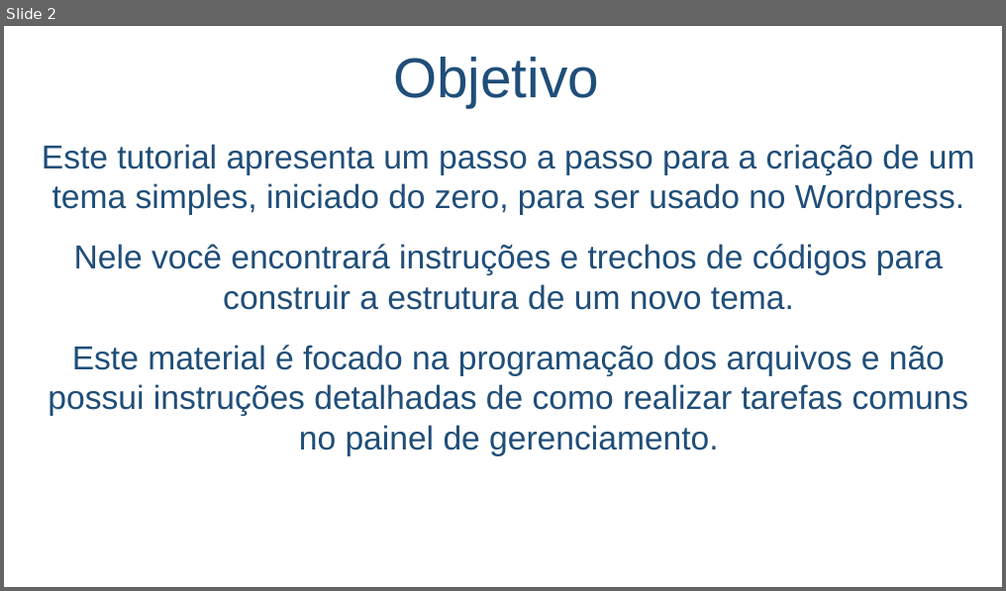
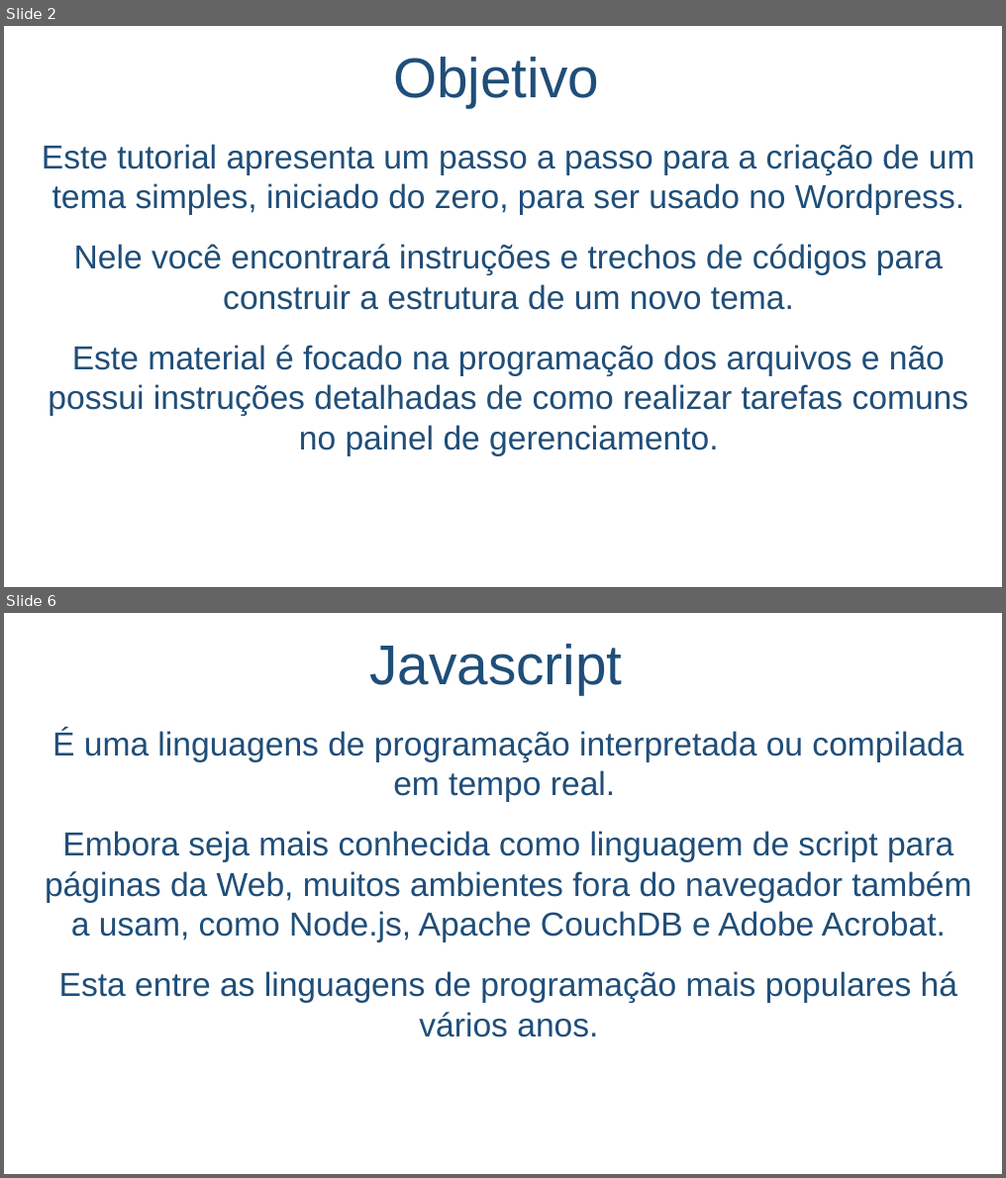
Before and after one commit to salmo-jr/public-slides, a slide deck: javascript-introducao.pptx. Shown one above the other, each under a label of ours: slide 2 before the commit, slides 2 and 6 after it; the slides between them are not shown. The pictures are 1006x591 and 1006x1178 pixels, drawn with LibreOffice and Linux fonts; fonts in the diff are those of the drawing; background and template pictures are left out. Boxes give left, top, right and bottom in pixels: in the first picture for what was removed or moved away, otherwise in the second. Text is boxed around its words. In the diff, an @@ line names an element or a change of style, - is before the commit and + after.

```diff
--- a/javascript-introducao.pptx
+++ b/javascript-introducao.pptx
@@ slide 6 added at <box>4,613,1002,1174</box>, background picture (left out) @@
@@ title added at <box>369,644,622,694</box>, 54 pt, text #1F4E79 @@
+Javascript
@@ text added at <box>45,729,971,1038</box>, 32 pt, text #1F4E79 @@
+É uma linguagens de programação interpretada ou compilada em tempo real.
+Embora seja mais conhecida como linguagem de script para páginas da Web, muitos ambientes fora do navegador também a usam, como Node.js, Apache CouchDB e Adobe Acrobat.
+Esta entre as linguagens de programação mais populares há vários anos.
```
Also in this commit, not shown: 3 slides changed, 7 other slides added, 43 slides removed.
